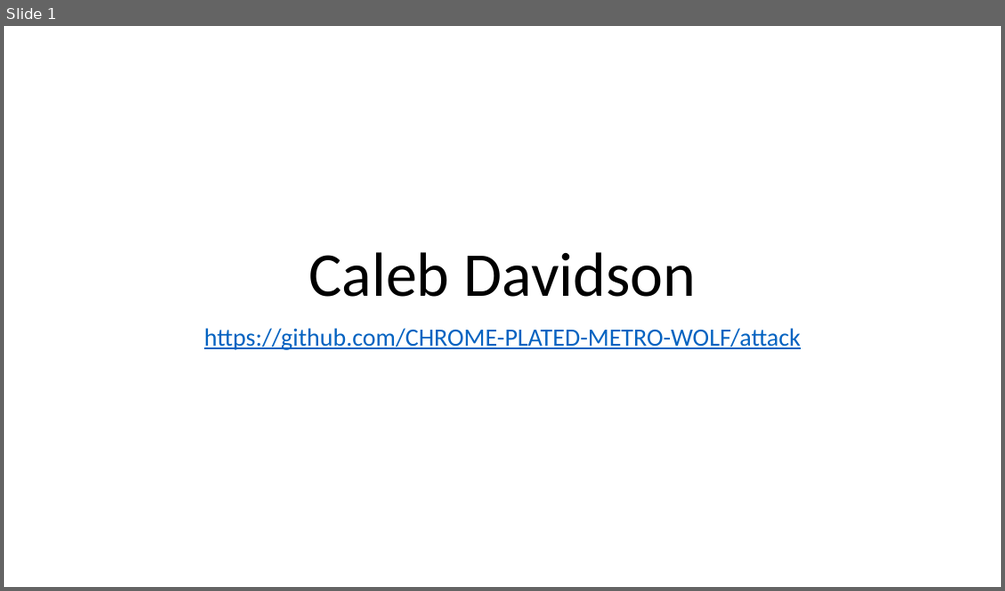
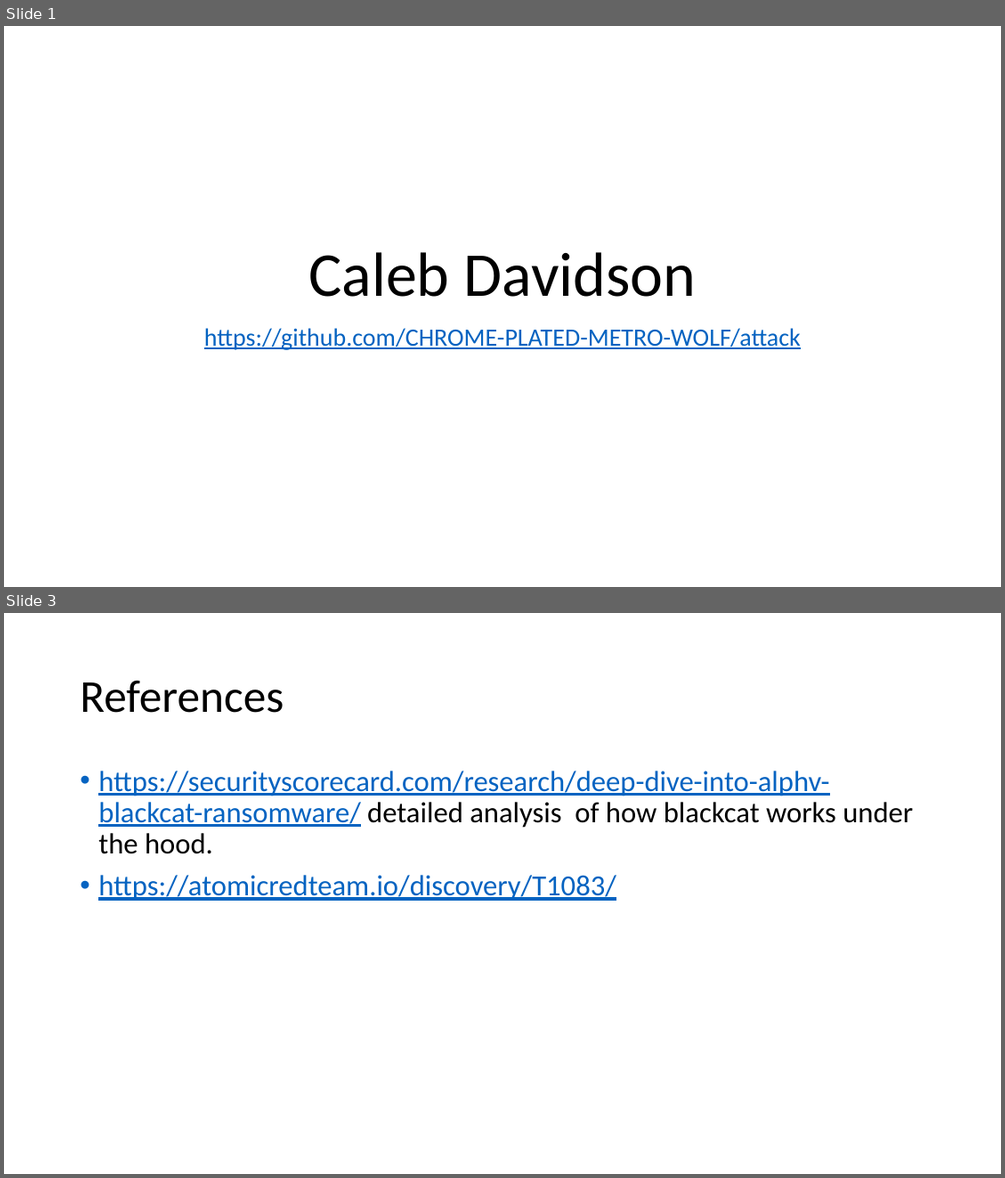
Before and after one commit to CHROME-PLATED-METRO-WOLF/attack, a slide deck: evidence.pptx. Shown one above the other, each under a label of ours: slide 1 before the commit, slides 1 and 3 after it; the slides between them are not shown. The pictures are 1005x591 and 1005x1178 pixels, drawn with LibreOffice and Linux fonts; fonts in the diff are those of the drawing. Boxes give left, top, right and bottom in pixels: in the first picture for what was removed or moved away, otherwise in the second. Text is boxed around its words. In the diff, an @@ line names an element or a change of style, - is before the commit and + after.

```diff
--- a/evidence.pptx
+++ b/evidence.pptx
@@ slide 3 added at box(4, 613, 1001, 1174), background #FFFFFF @@
@@ title added at box(80, 680, 283, 713), 44 pt, text #000000 @@
+References
@@ text added at box(98, 771, 913, 900), 28 pt, text #0563C1, underline @@
+• https://securityscorecard.com/research/deep-dive-into-alphv-blackcat-ransomware/ detailed analysis of how blackcat works under the hood.
+• https://atomicredteam.io/discovery/T1083/
```
Also in this commit, not shown: 1 slide changed, 1 other file.
